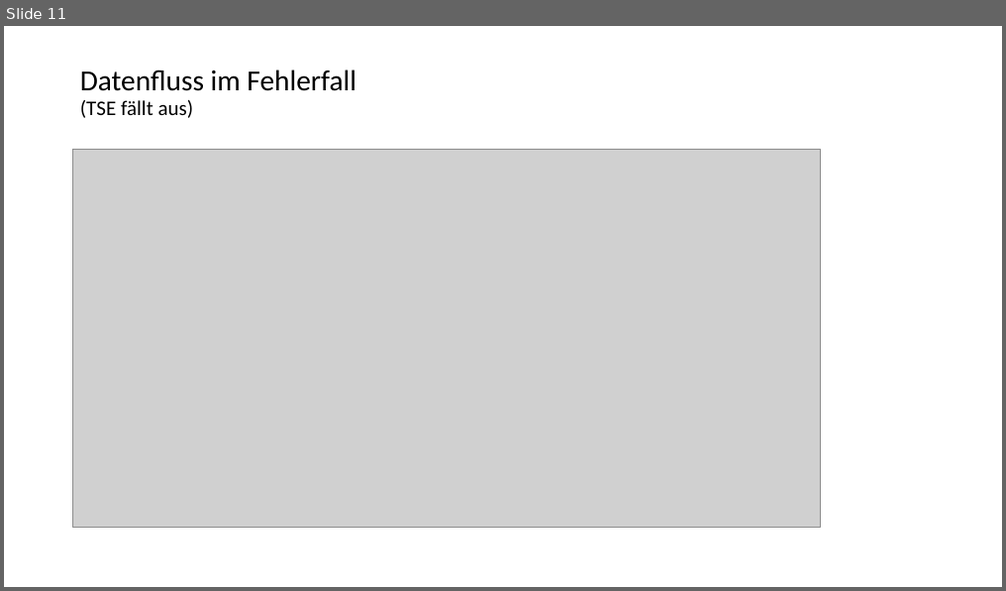
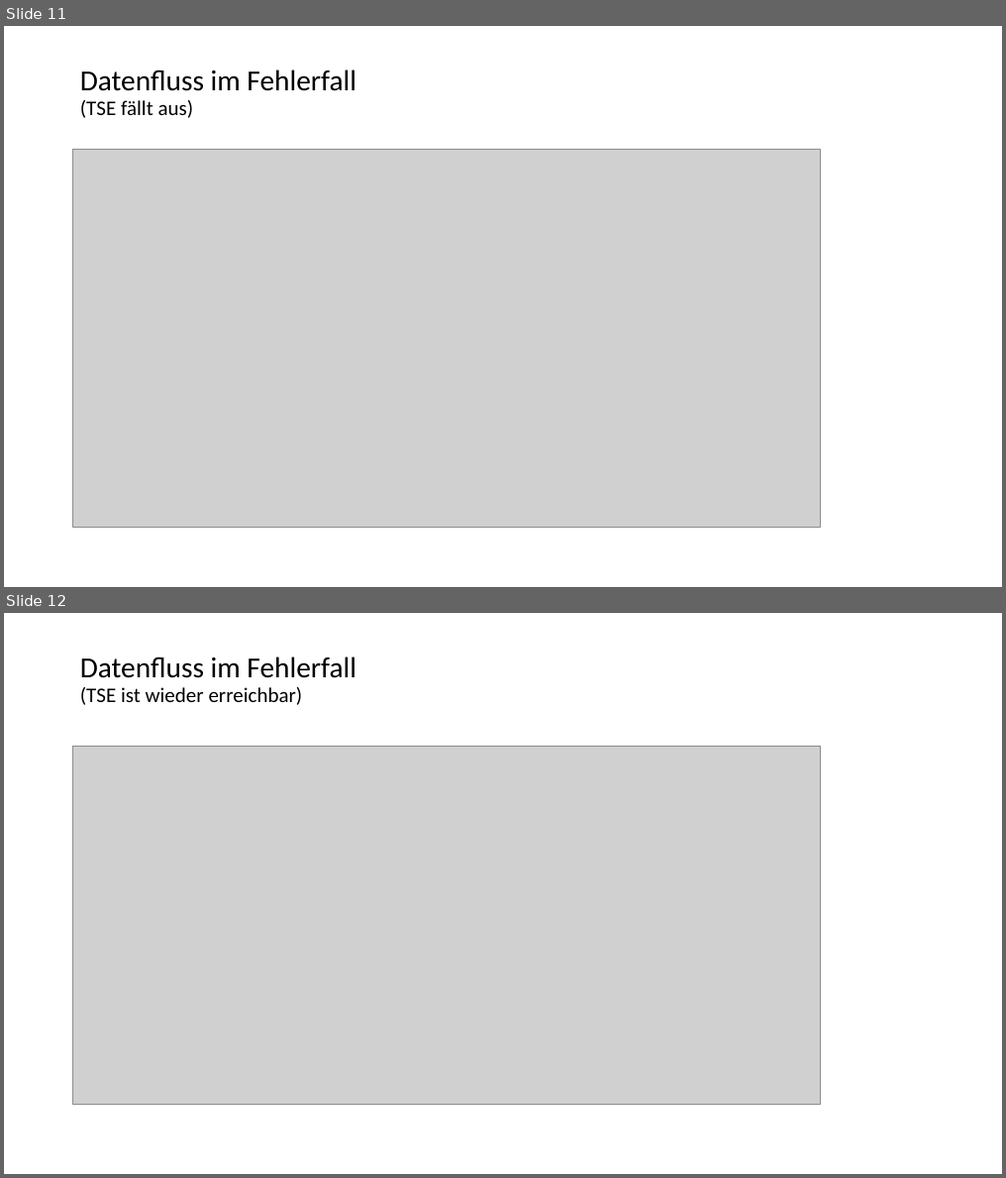
Before and after one commit to fiskaltrust/productdescription-de-doc, a slide deck: for-poscreators/presentation/onboarding_de.pptx. Shown one above the other, each under a label of ours: slide 11 before the commit, slides 11 and 12 after it. The pictures are 1006x591 and 1006x1178 pixels, drawn with LibreOffice and Linux fonts; fonts in the diff are those of the drawing; grey boxes stand for pictures. Boxes give left, top, right and bottom in pixels: in the first picture for what was removed or moved away, otherwise in the second. Text is boxed around its words. In the diff, an @@ line names an element or a change of style, - is before the commit and + after.

```diff
--- a/for-poscreators/presentation/onboarding_de.pptx
+++ b/for-poscreators/presentation/onboarding_de.pptx
@@ slide 12 added at box(4, 613, 1002, 1174), background #FFFFFF @@
@@ title added at box(80, 657, 356, 705), 20 pt, text #000000 @@
+Datenfluss im Fehlerfall
+(TSE ist wieder erreichbar)
@@ picture added at box(73, 747, 820, 1105) @@
```
Also in this commit, not shown: 2 slides changed, 1 other slide added, 11 other files.
